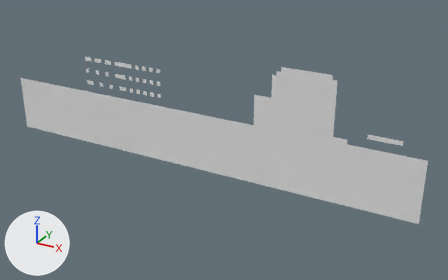
An edit to the OBJ model Assets/Tiled2Unity/Meshes/level1.obj, drawn before and after from the same camera.
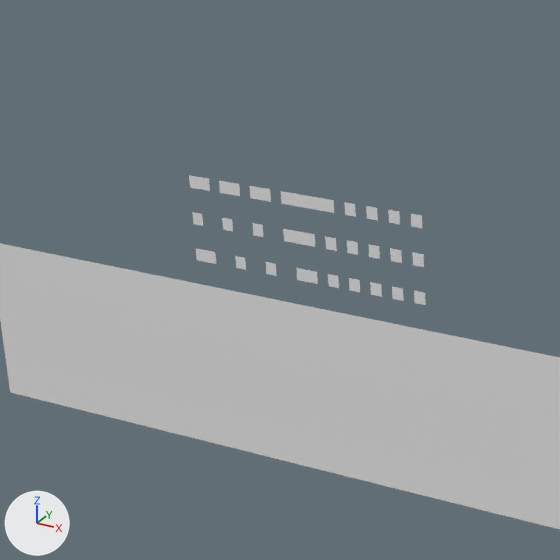
Each version appears first whole from a camera (50 mm lens) standing at (559.0, -3596.0, 1029.0) and looking at (-1444.0, 46.0, -792.0), and next in a close-up on the part from 5% to 46% of the width and 0% to 64% of the height. Lighting does not change. The marker at lower left points along +X, +Y and +Z. Where no turn or scale is listed for an object, it has been applied to the vertices.

The scene before the commit, as lines of its bpy script (objects in view):
```python
me_level1 = bpy.data.meshes.new('level1')
me_level1.from_pydata(...)  # 1984 vertices, 1751 faces; spans x -3392.0..0.0, y 0.0, z -1056.0..-160.0
ob_level1 = bpy.data.objects.new('level1', me_level1)
ob_level1.location = (0.0, 0.0, 0.0)
```
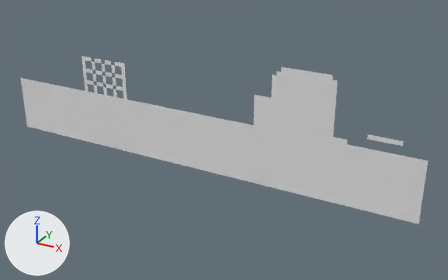
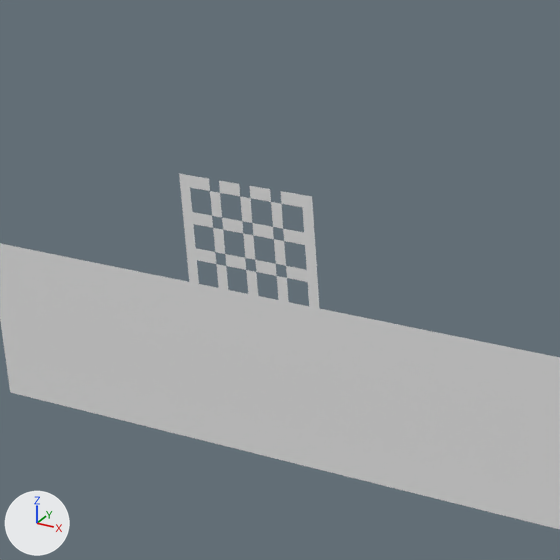
Location of each change, (x1, y1, x2, y2) in pixels of the close-ups (560 x 560 px):
'level1', reshaped
    before: (0, 175, 560, 529)
    after: (0, 174, 560, 529)
part 1 of me_level1, deleted
    before: (325, 202, 426, 305)
part 2 of me_level1, built on
    before: (312, 197, 334, 213)
    after: (179, 174, 320, 308)

What the commit changed:
me_level1 is used by ob_level1; location (0.0, 0.0, 0.0).
me_level1 had 1984 vertices, 1751 faces and spanned x -3392.0..0.0, y 0.0, z -1056.0..-160.0.
me_level1 now has 1972 vertices, 1774 faces and spans x -3392.0..0.0, y 0.0, z -1056.0..-160.0.
me_level1 part 1: 14 loose pieces with 56 vertices, spanning x -2240.0..-1952.0, y 0.0, z -544.0..-320.0, are deleted.
Part 2, on me_level1:
4 vertices are removed from x -2240.0..-2208.0, y 0.0, z -352.0..-320.0.
2 faces are deleted.
3 vertices are added at (-2368.0, 0.0, -480.0), (-2464.0, 0.0, -480.0), (-2560.0, 0.0, -480.0).
22 new vertices lie (0.0, 0.0, 32.0) away from vertices in x -2688.0..-2272.0, y 0.0, z -608.0..-416.0.
23 new vertices lie (-32.0, 0.0, 0.0) away from vertices in x -2656.0..-2336.0, y 0.0, z -544.0..-320.0.
39 new faces join them.
